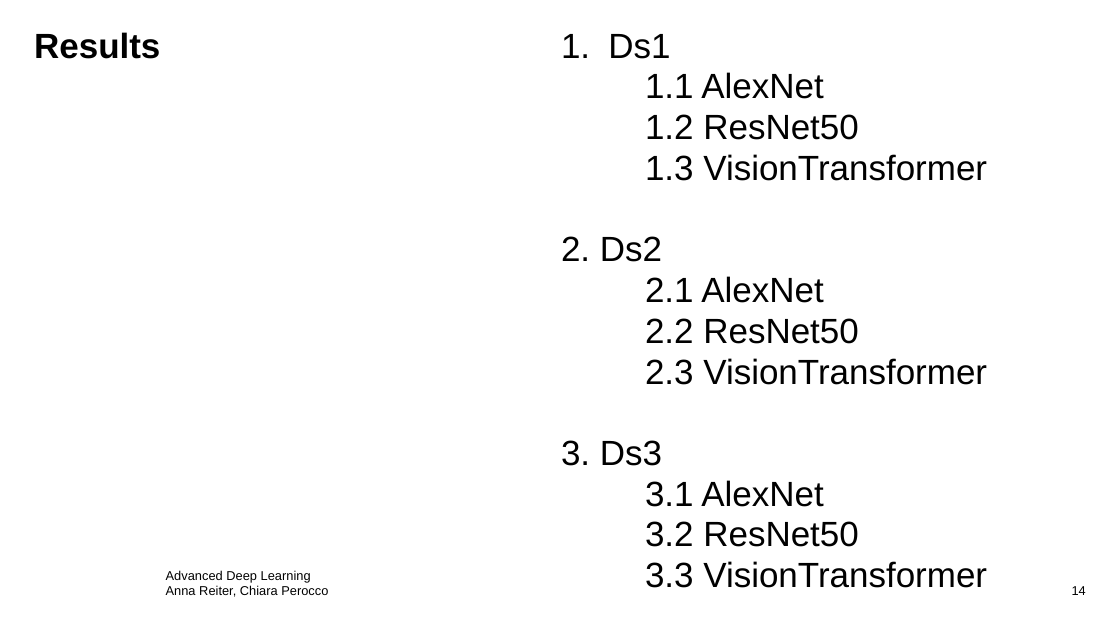
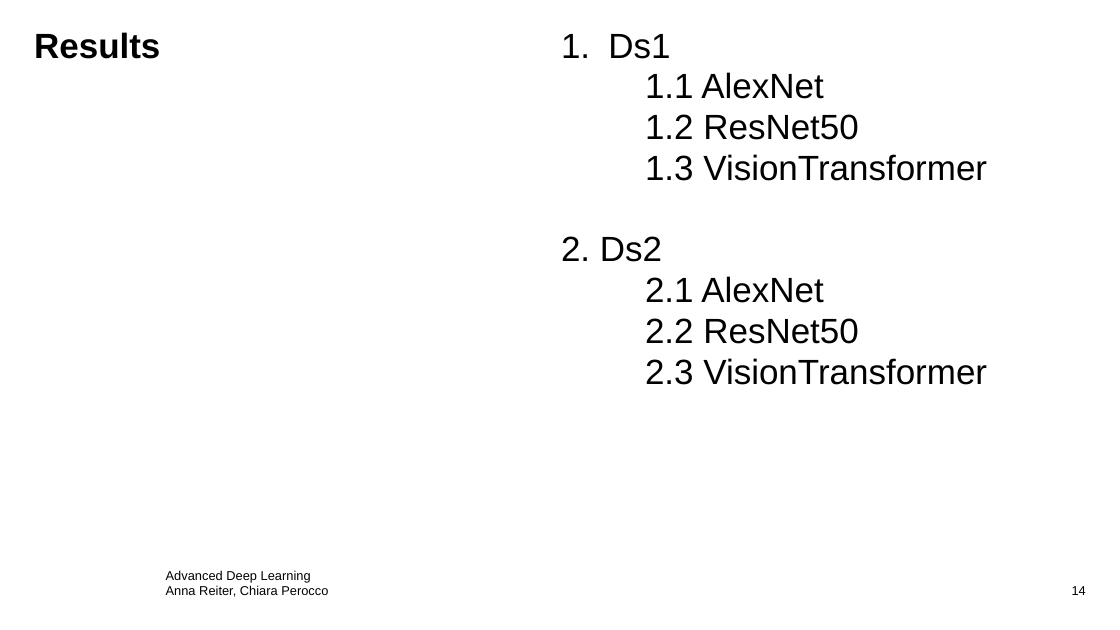
Before and after one commit to ChiaraPerocco/ADL-Project, a slide deck: slide 14 of Presentation/pres.pptx. Drawn at 1120x630 pixels with LibreOffice and Linux fonts; fonts in the diff are those of the drawing; background and template pictures are left out. Boxes give left, top, right and bottom in pixels: in the first picture for what was removed or moved away, otherwise in the second. Text is boxed around its words. In the diff, an @@ line names an element or a change of style, - is before the commit and + after.

```diff
--- a/Presentation/pres.pptx
+++ b/Presentation/pres.pptx
@@ text at (561, 440, 987, 588): paragraphs removed @@
-3. Ds3
-3.1 AlexNet
-3.2 ResNet50
-3.3 VisionTransformer
```
Also in this commit, not shown: 4 other slides changed, 10 other files.
